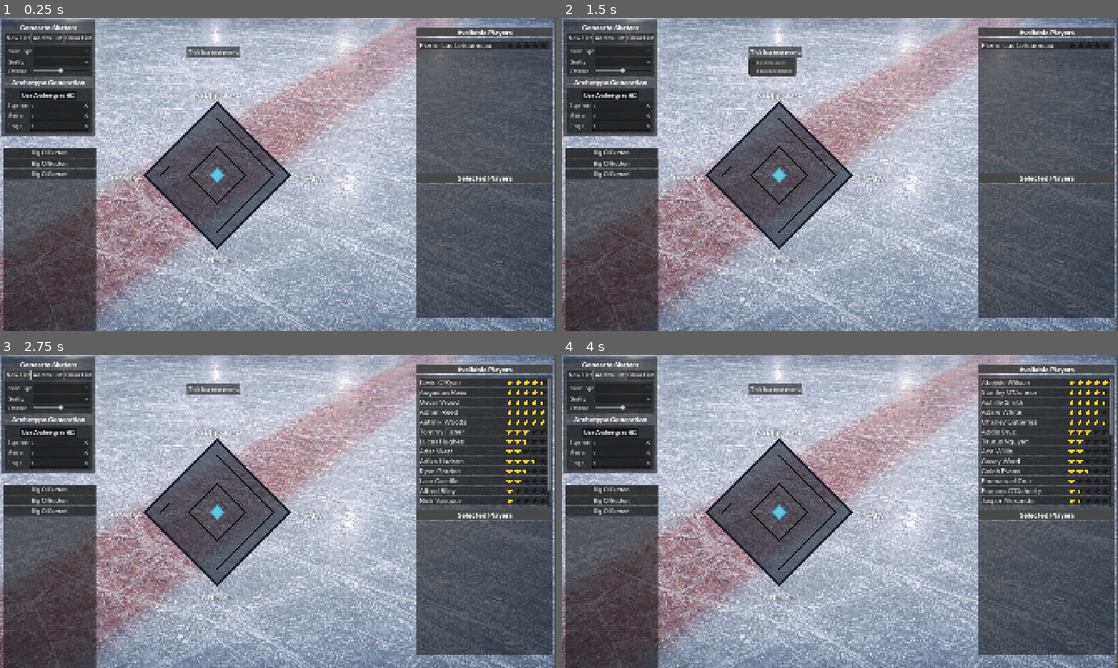
Above: before the commit, frames 1-4 (two rows, left to right).
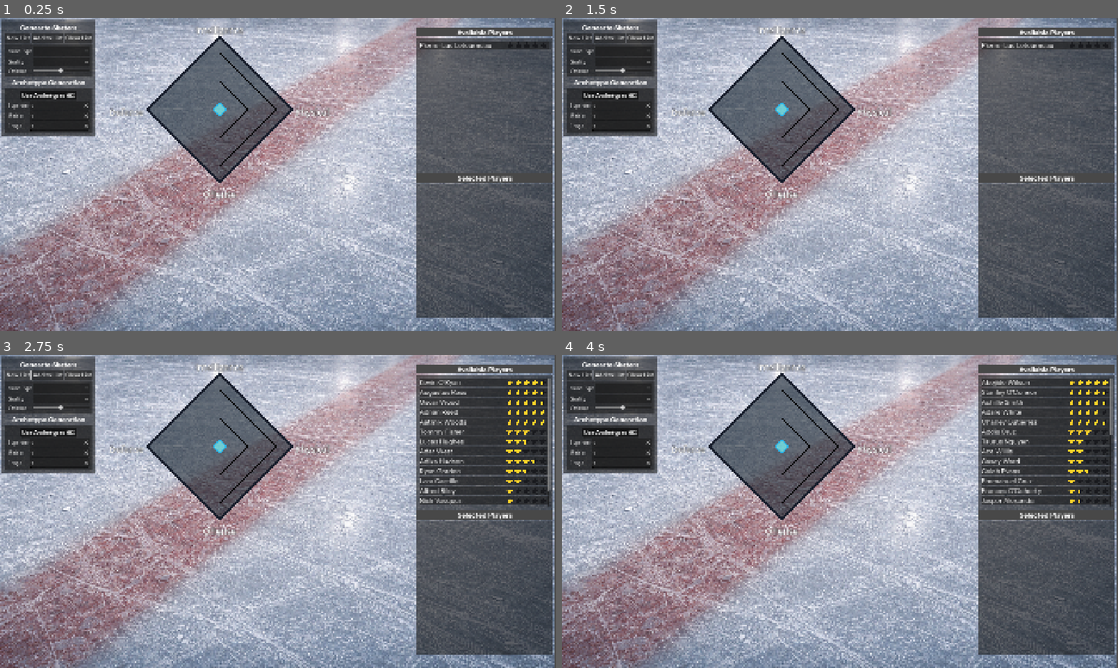
Above: after the commit, the same moments.

Repository: SqueegeeDino/imaginary-hockey-manager
Game: Godot game, scene res://Scenes/scn_Main.tscn
Same seed, same stepped clock (60 frames per second), same inputs: the game is played once before the commit and once after it.
Inputs (mouse positions are in pixels of both pictures, inside the frame that each line leads up to):
- Up to frame 1 (0.25 s): no input
- Up to frame 2 (1.5 s): click (612, 152) at 0.5 s, where only the run before the commit has a clickable "Big Ol Button"; click (773, 52) at 1.25 s, where only the run before the commit has a clickable "This is a test menu"
- Up to frame 3 (2.75 s): click "New List" at 2 s
- Up to frame 4 (4 s): click "New List" at 2.75 s; click "Add to List" at 3.5 s

The runs differ from the first frame. In frame 1, 19% of the frame differs, in the area x 0-60%, y 2-100%; in frame 2, 19%; in frame 3, 19%; in frame 4, 19%.

Commit message:
Added SQLite for databasing. Partially changed how stars and ovr are handled
Stars and overall now are generated a little differently so that data can be stored in the player_profile class. Have not done this back to the way the player_row gets star and ovr data

Diff:
--- a/Scenes/scn_Main.tscn
+++ b/Scenes/scn_Main.tscn
@@ -12,7 +12,6 @@
 [ext_resource type="Texture2D" uid="uid://cpfnjlgk4m52c" path="res://Resources/Images/Icons/target.png" id="7_bryrl"]
 [ext_resource type="PackedScene" uid="uid://bbfsj4aw40xif" path="res://Scenes/scn_playerRow.tscn" id="8_my6b3"]
 [ext_resource type="Script" uid="uid://dj2hfa37ymon4" path="res://addons/godot_radar_graph/radar_graph.gd" id="11_4dhs5"]
-[ext_resource type="PackedScene" path="res://Scenes/scn_testControl.tscn" id="12_f01qd"]
 
 [sub_resource type="Theme" id="Theme_pelmd"]
 
@@ -445,10 +444,10 @@
 
 [node name="RadarGraph" type="Control" parent="CanvasLayer/Control"]
 anchors_preset = 0
-offset_left = 370.0
-offset_top = 239.0
-offset_right = 370.0
-offset_bottom = 239.0
+offset_left = 378.0
+offset_top = 12.0
+offset_right = 1137.0
+offset_bottom = 620.0
 theme = SubResource("Theme_f01qd")
 script = ExtResource("11_4dhs5")
 key_count = 4
@@ -500,42 +499,6 @@
 items/key_3/tooltip = ""
 metadata/_custom_type_script = "uid://dj2hfa37ymon4"
 
-[node name="PanelContainer" type="PanelContainer" parent="CanvasLayer/Control"]
-layout_mode = 0
-offset_left = 11.0
-offset_top = 448.0
-offset_right = 331.0
-offset_bottom = 1105.0
-
-[node name="VBoxContainer" type="VBoxContainer" parent="CanvasLayer/Control/PanelContainer"]
-layout_mode = 2
-
-[node name="Control" parent="CanvasLayer/Control/PanelContainer/VBoxContainer" instance=ExtResource("12_f01qd")]
-layout_mode = 2
-
-[node name="Control2" parent="CanvasLayer/Control/PanelContainer/VBoxContainer" instance=ExtResource("12_f01qd")]
-layout_mode = 2
-
-[node name="Control3" parent="CanvasLayer/Control/PanelContainer/VBoxContainer" instance=ExtResource("12_f01qd")]
-layout_mode = 2
-
-[node name="PanelContainer2" type="PanelContainer" parent="CanvasLayer/Control"]
-layout_mode = 0
-offset_left = 646.0
-offset_top = 98.0
-offset_right = 828.0
-offset_bottom = 138.0
-
-[node name="MenuButton" type="MenuButton" parent="CanvasLayer/Control/PanelContainer2"]
-layout_mode = 2
-text = "This is a test menu"
-item_count = 2
-popup/item_0/text = "First Element"
-popup/item_0/checkable = 2
-popup/item_0/id = 0
-popup/item_1/text = "Second Element"
-popup/item_1/id = 1
-
 [connection signal="pressed" from="CanvasLayer/Control/panelCont_genButtons/MarginContainer/VBoxContainer/HBox_listButtons/btn_listNew" to="CanvasLayer/Control" method="_on_generate_list_pressed" binds= [true]]
 [connection signal="pressed" from="CanvasLayer/Control/panelCont_genButtons/MarginContainer/VBoxContainer/HBox_listButtons/btn_listAdd" to="CanvasLayer/Control" method="_on_generate_list_pressed" binds= [false]]
 [connection signal="pressed" from="CanvasLayer/Control/panelCont_genButtons/MarginContainer/VBoxContainer/HBox_listButtons/btn_listClear" to="CanvasLayer/Control" method="_clear_player_list"]
--- a/Scenes/scn_testControl.tscn
+++ /dev/null
@@ -1,12 +0,0 @@
-[gd_scene format=3 uid="uid://blc3i2d6tvh64"]
-
-[node name="AspectRatioContainer" type="AspectRatioContainer"]
-offset_right = 910.0
-offset_bottom = 70.0
-size_flags_horizontal = 3
-size_flags_vertical = 4
-ratio = 10.0
-
-[node name="Button" type="Button" parent="."]
-layout_mode = 2
-text = "Big Ol Button"
--- a/Scripts/Players/player_gen_panel.gd
+++ b/Scripts/Players/player_gen_panel.gd
@@ -357,7 +357,9 @@
 		active_player_row.reparent(player_list_vbox)
 
 func _on_menu_show_more_info(p: PlayerProfile) -> void:
-	print("Show more info:", p.display_name)
+	print("Show more info: ", p.display_name)
+	print("Ovr: ", p.overall)
+	print("Stars: ", p.starRating)
 	radarGraph.set_item_value(0,p.intelligence)
 	radarGraph.set_item_value(1,p.physical)
 	radarGraph.set_item_value(2,p.offense)
--- a/Scripts/Players/player_generator.gd
+++ b/Scripts/Players/player_generator.gd
@@ -92,6 +92,29 @@
 
 	return int(round(cfg.stat_min + x * r))
 
+func stars_from_overall(overall: float) -> int:
+	# Map 1..99-ish into 1..5 stars.
+	# Tweak thresholds freely.
+	if overall >= 95: return 10
+	if overall >= 90: return 9
+	if overall >= 80: return 8
+	if overall >= 70: return 7
+	if overall >= 60: return 6
+	if overall >= 50: return 5
+	if overall >= 40: return 4
+	if overall >= 30: return 3
+	if overall >= 20: return 2
+	return 1
+
+func average_array(data: Array) -> float:
+	if data.is_empty():
+		return 0.0
+	var sum: float = 0.0
+	for value in data:
+		sum += float(value)
+	return sum / data.size()
+
+## Profile Generation
 func generate_profile(
 	rng: RandomNumberGenerator,
 	cfg: GeneratorConfig,
@@ -142,6 +165,11 @@
 		lw = rng.randi_range(2,8)
 		rd = rng.randi_range(2,8)
 		ld = rng.randi_range(2,2)
+
+	# Store skill values in an array
+	var skillArray: Array[float] = [i, p, d, o]
+	var ovr := average_array(skillArray) # Get the overall (average) value
+	var stars := stars_from_overall(ovr)
 	# Skater position
 	# Commit values to dict (this probably sucks)
 	posDict[1] = c
@@ -158,7 +186,7 @@
 		if r > best_posRating:
 			best_posRating = r
 			best_pos = int(pos)
-	return PlayerProfile.new(id, name, i, p, d, o, role, best_pos)
+	return PlayerProfile.new(id, name, i, p, d, o, role, best_pos, ovr, stars)
 
 func generate_many(
 	rng: RandomNumberGenerator,
--- a/Scripts/Players/player_profile.gd
+++ b/Scripts/Players/player_profile.gd
@@ -9,11 +9,13 @@
 var physical: int
 var defense: int
 var offense: int
+var starRating: int
+var overall: float
 
 var role: int
 var bestPos: int
 
-func _init(_id: int, _name: String, i: int, p: int, d: int, o: int, r: int, pos: int) -> void:
+func _init(_id: int, _name: String, i: int, p: int, d: int, o: int, r: int, pos: int, over: int, stars: float) -> void:
 	id = _id
 	display_name = _name
 	intelligence = i
@@ -22,6 +24,9 @@
 	offense = o
 	role = r
 	bestPos = pos
+	starRating = stars
+	overall = over
+
 
 func to_dict() -> Dictionary:
 	return {
@@ -33,4 +38,6 @@
 		"offense": offense,
 		"role": role,
 		"best position": bestPos,
+		"star_rating": starRating,
+		"overall_rating": overall
 	}
Not shown: 1 places in Scenes/scn_Main.tscn that only renumber resources
Not shown, added: addons/godot-sqlite/gdsqlite.gdextension.uid
Not shown, added: addons/godot-sqlite/godot-sqlite.gd
Not shown, added: addons/godot-sqlite/godot-sqlite.gd.uid
Not shown, added: addons/godot-sqlite/plugin.cfg
Not shown, added: addons/godot-sqlite/LICENSE.md
Not shown, added: addons/godot-sqlite/bin/libgdsqlite.android.template_debug.arm64.so
Not shown, added: addons/godot-sqlite/bin/libgdsqlite.android.template_debug.x86_64.so
Not shown, added: addons/godot-sqlite/bin/libgdsqlite.android.template_release.arm64.so
Not shown, added: addons/godot-sqlite/bin/libgdsqlite.android.template_release.x86_64.so
Not shown, added: addons/godot-sqlite/bin/libgdsqlite.ios.template_debug.arm64.dylib
Not shown, added: addons/godot-sqlite/bin/libgdsqlite.ios.template_debug.xcframework/Info.plist
(and 28 more such lines)
